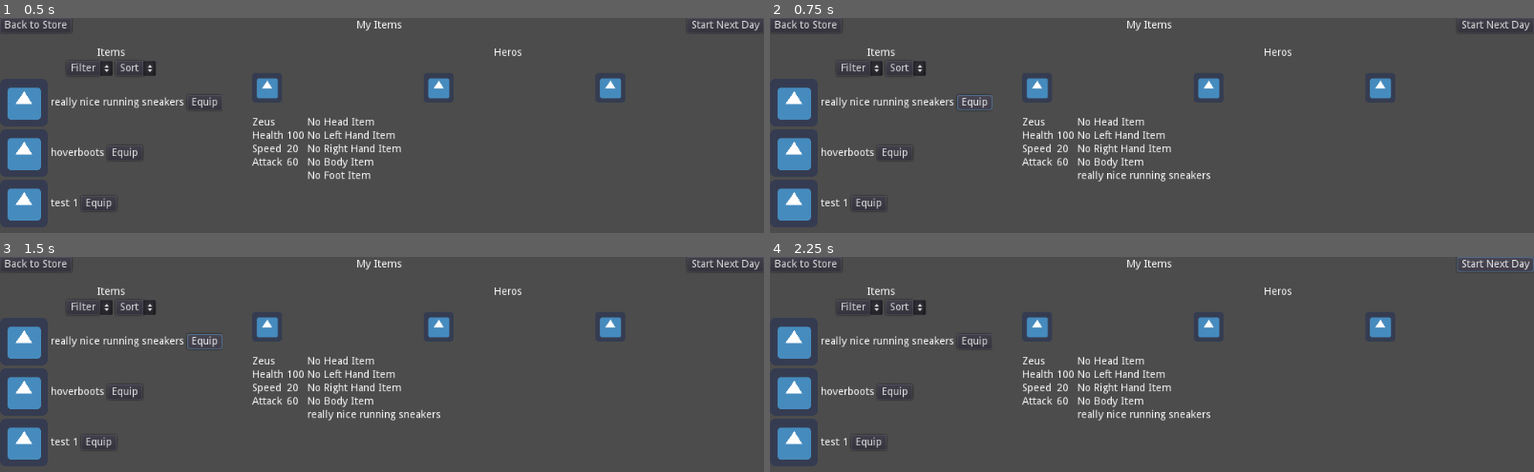
Above: before the commit, frames 1-4 (two rows, left to right).
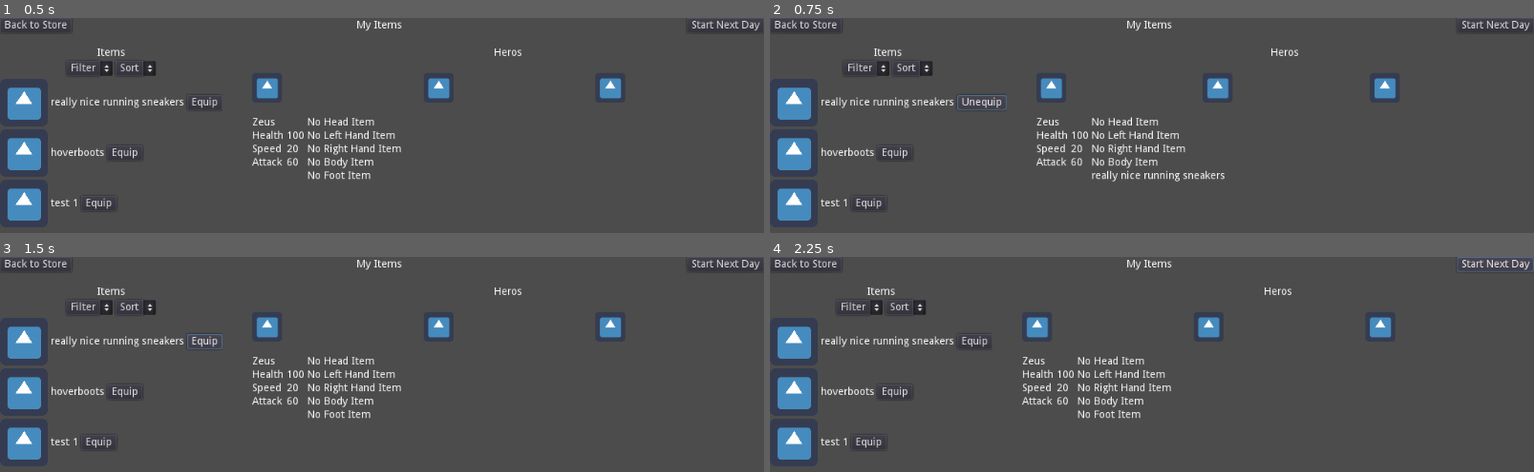
Above: after the commit, the same moments.

Repository: rachd/SuperheroDispatcher2.0
Game: Godot game, scene res://MyItems/MyItems.tscn
The game is run twice, just before and just after one commit, with the same random seed, the same clock (stepped at 60 frames per second) and the same inputs. The engine's default icon, where the game draws it, is replaced by a stand-in: a white triangle on a blue panel in a dark square.
Inputs (mouse positions are in pixels of both pictures, inside the frame that each line leads up to):
- Up to frame 1 (0.5 s): no input
- Up to frame 2 (0.75 s): click "Equip" at 0.5 s
- Up to frame 3 (1.5 s): click (213, 340) at 1.25 s, where only the run after the commit has a clickable "Unequip"
- Up to frame 4 (2.25 s): click "Start Next Day" at 2 s

Frame 1 is identical in both runs. In frame 2, 3.4% of the frame differs, in the area x 9-82%, y 14-77%; in frame 3, 0.4%; in frame 4, 0.4%.

Commit message:
hook up my items events between sections

Diff:
--- a/MyItems/HeroPanel.gd
+++ b/MyItems/HeroPanel.gd
@@ -1,20 +1,17 @@
 extends HBoxContainer
-
-var current_hero
 
 func show_hero(heroId):
 	var hero_info = constants.get_hero_stats()[heroId]
-	current_hero = heroId
 	$VBoxContainer/NameLabel.text = hero_info.name
 	$VBoxContainer/GridContainer/HealthValue.text = str(hero_info.health)
 	$VBoxContainer/GridContainer/SpeedValue.text = str(hero_info.speed)
 	$VBoxContainer/GridContainer/AttackValue.text = str(hero_info.attack)
-	display_items()
+	display_items(heroId)
 
-func display_items():
+func display_items(heroId):
 	var hero_items = {}
-	if gameVariables.assigned_items.has(current_hero):
-		hero_items = gameVariables.assigned_items[current_hero]
+	if gameVariables.assigned_items.has(heroId):
+		hero_items = gameVariables.assigned_items[heroId]
 	if hero_items.has("head"):
 		var item_in_slot = constants.get_item_by_id(hero_items["head"])
 		$GridContainer/HeadSlot.text = item_in_slot.title
--- a/MyItems/Heros.gd
+++ b/MyItems/Heros.gd
@@ -1,26 +1,25 @@
 extends VBoxContainer
+
+signal hero_tab_changed(heroId)
 
 var hero_tab_scene = preload("res://MyItems/HeroTab.tscn")
 var selected_hero_id
 
 func _ready():
+	self.connect("hero_tab_changed", get_node("/root/MyItems"), "_on_Hero_tab_selected")
 	for selected_hero in gameVariables.selected_heros:
 		var tab = hero_tab_scene.instance()
 		tab.set_hero(selected_hero)
 		$HeroTabs.add_child(tab)
-	selected_hero_id = gameVariables.selected_heros[0]
+	_handle_hero_change(gameVariables.selected_heros[0])
+
+func _handle_hero_change(heroId):
+	selected_hero_id = heroId
 	$HeroPanel.show_hero(selected_hero_id)
+	emit_signal("hero_tab_changed", heroId)
 
 func _on_Hero_tab_selected(heroId):
-	selected_hero_id = heroId
-	$HeroPanel.show_hero(heroId)
+	_handle_hero_change(heroId)
 
-func _on_item_equipped(itemId, itemType):
-	if gameVariables.assigned_items.has(selected_hero_id):
-		if gameVariables.assigned_items[selected_hero_id].has(itemType):
-			#trigger deselect event for prior item
-			pass
-		gameVariables.assigned_items[selected_hero_id][itemType] = itemId
-	else:
-		gameVariables.assigned_items[selected_hero_id] = {itemType: itemId}
-	$HeroPanel.display_items()
+func on_item_equipped():
+	$HeroPanel.display_items(selected_hero_id)
--- a/MyItems/ItemList.gd
+++ b/MyItems/ItemList.gd
@@ -1,9 +1,29 @@
 extends VBoxContainer
 
 var item_row_scene = preload("res://MyItems/ItemRow.tscn")
+var item_rows = {}
 
 func _ready():
 	for owned_item_id in gameVariables.owned_item_ids:
 		var item_row = item_row_scene.instance()
-		item_row.assign_item(owned_item_id)
+		item_row.initialize(owned_item_id)
 		$ScrollContainer/ItemRowContainer.add_child(item_row)
+		item_rows[owned_item_id] = item_row
+
+func on_hero_tab_selected(heroId):
+	if gameVariables.assigned_items.has(heroId):
+		var equipped_items = gameVariables.assigned_items[heroId].values()
+		for item_id in item_rows.keys():
+			if item_id in equipped_items:
+				item_rows[item_id].set_equipped()
+			else:
+				item_rows[item_id].set_unequipped()
+	else:
+		for item_row in item_rows.values():
+			item_row.set_unequipped()
+
+func equip_item(itemId):
+	item_rows[itemId].set_equipped()
+
+func unequip_item(itemId):
+	item_rows[itemId].set_unequipped()
--- a/MyItems/ItemRow.gd
+++ b/MyItems/ItemRow.gd
@@ -3,15 +3,24 @@
 signal equip_item(item)
 
 var is_selected = false
+var is_equipped = false
 var item_id
 var item_type
 
-func assign_item(itemId):
+func initialize(itemId):
 	var item = constants.get_item_by_id(itemId)
 	item_id = item.id
 	item_type = item.type
 	$HBoxContainer/TitleLabel.text = item.title;
 	$TypeLabel.text = item.type
+
+func set_unequipped():
+	is_equipped = false
+	$HBoxContainer/EquipButton.text = "Equip"
+
+func set_equipped():
+	is_equipped = true
+	$HBoxContainer/EquipButton.text = "Unequip"
 
 func _select_row():
 	$EffectLabel.show()
@@ -25,9 +34,9 @@
 	$TypeLabel.hide()
 	is_selected = false
 
+
 func _ready():
-	self.connect("equip_item", get_node("/root/MyItems/Content/Heros"), "_on_item_equipped")
-
+	self.connect("equip_item", get_node("/root/MyItems"), "_on_item_equipped")
 
 func _on_ItemRow_gui_input(event):
 	if event is InputEventMouseButton:
@@ -37,6 +46,5 @@
 			else:
 				_select_row()
 
-
 func _on_EquipButton_pressed():
 	emit_signal("equip_item", item_id, item_type)
--- /dev/null
+++ b/MyItems/MyItems.gd
@@ -0,0 +1,24 @@
+extends VBoxContainer
+
+var selected_hero_id
+
+func _on_Hero_tab_selected(heroId):
+	selected_hero_id = heroId
+	$Content/ItemList.on_hero_tab_selected(heroId)
+
+func _on_item_equipped(itemId, itemType):
+	if gameVariables.assigned_items.has(selected_hero_id):
+		if gameVariables.assigned_items[selected_hero_id].has(itemType):
+			$Content/ItemList.unequip_item(gameVariables.assigned_items[selected_hero_id][itemType])
+			if gameVariables.assigned_items[selected_hero_id][itemType] == itemId:
+				gameVariables.assigned_items[selected_hero_id].erase(itemType)
+			else:
+				gameVariables.assigned_items[selected_hero_id][itemType] = itemId
+				$Content/ItemList.equip_item(itemId)
+		else:
+			gameVariables.assigned_items[selected_hero_id][itemType] = itemId
+			$Content/ItemList.equip_item(itemId)
+	else:
+		gameVariables.assigned_items[selected_hero_id] = {itemType: itemId}
+		$Content/ItemList.equip_item(itemId)
+	$Content/Heros.on_item_equipped()
--- a/MyItems/MyItems.tscn
+++ b/MyItems/MyItems.tscn
@@ -1,12 +1,14 @@
-[gd_scene load_steps=3 format=2]
+[gd_scene load_steps=4 format=2]
 
 [ext_resource path="res://MyItems/ItemList.tscn" type="PackedScene" id=1]
 [ext_resource path="res://MyItems/Heros.tscn" type="PackedScene" id=2]
+[ext_resource path="res://MyItems/MyItems.gd" type="Script" id=3]
 
 [node name="MyItems" type="VBoxContainer"]
 anchor_right = 1.0
 anchor_bottom = 1.0
 custom_constants/separation = 20
+script = ExtResource( 3 )
 __meta__ = {
 "_edit_use_anchors_": false
 }
